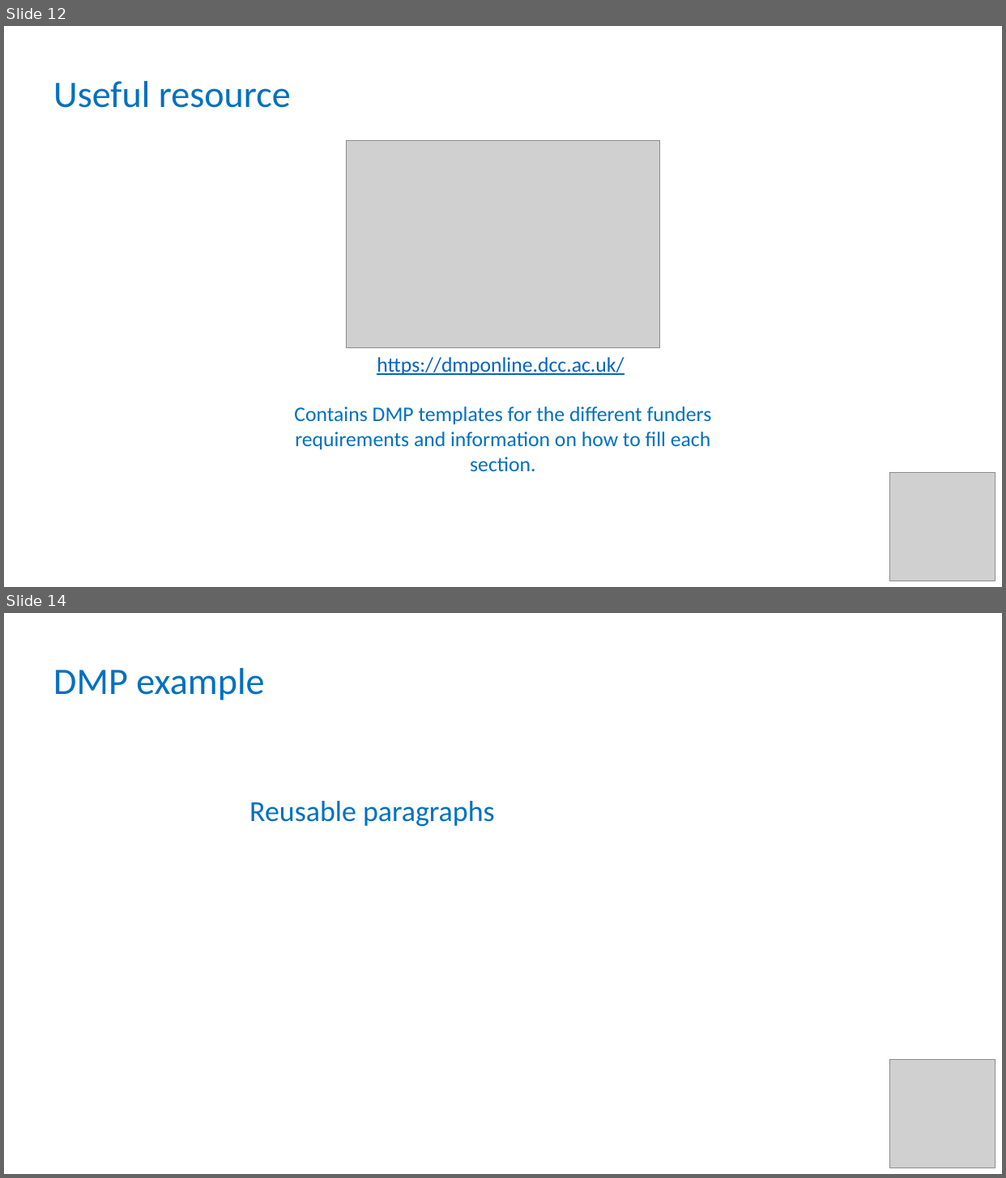
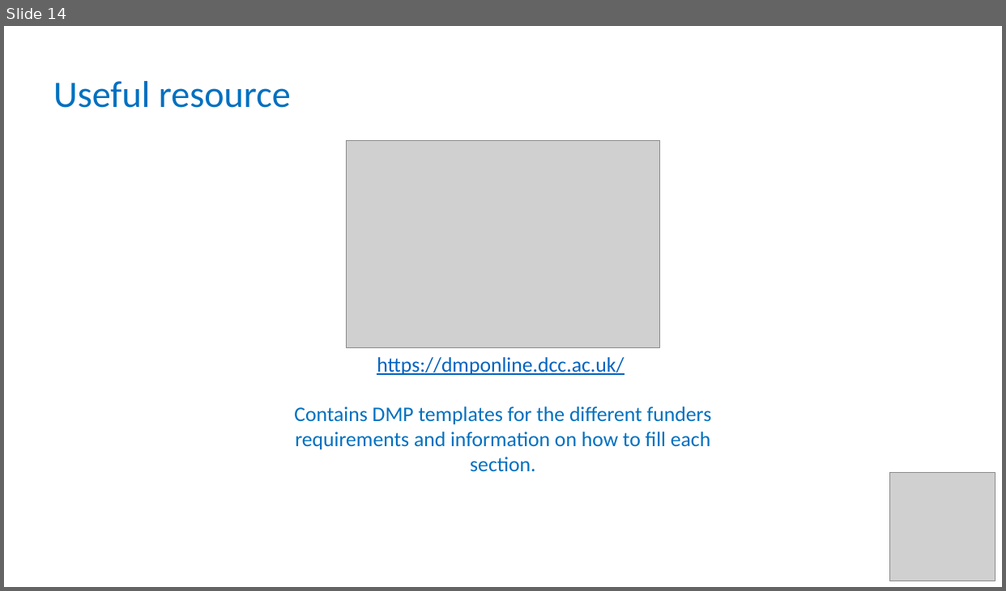
Before and after one commit to tobyhodges/probable-enigma, a slide deck: instructors/06-Wrapping_up.pptx. Shown one above the other, each under a label of ours: slides 12 and 14 before the commit, slide 14 after it; the slides between them are not shown. The pictures are 1006x1178 and 1006x591 pixels, drawn with LibreOffice and Linux fonts; fonts in the diff are those of the drawing; grey boxes stand for pictures. Boxes give left, top, right and bottom in pixels: in the first picture for what was removed or moved away, otherwise in the second. Text is boxed around its words. In the diff, an @@ line names an element or a change of style, - is before the commit and + after.

```diff
--- a/instructors/06-Wrapping_up.pptx
+++ b/instructors/06-Wrapping_up.pptx
@@ slide 14 removed at box(4, 613, 1002, 1174), background #FFFFFF @@
@@ text removed at box(53, 668, 264, 700) @@
-DMP example
@@ text removed at box(249, 801, 495, 826) @@
-Reusable paragraphs
@@ picture removed at box(889, 1060, 995, 1169) @@
@@ what was slide 12 is now slide 14 @@
```
Also in this commit, not shown: 1 slide changed, 3 slides added, 4 other slides removed, 1 other file.
